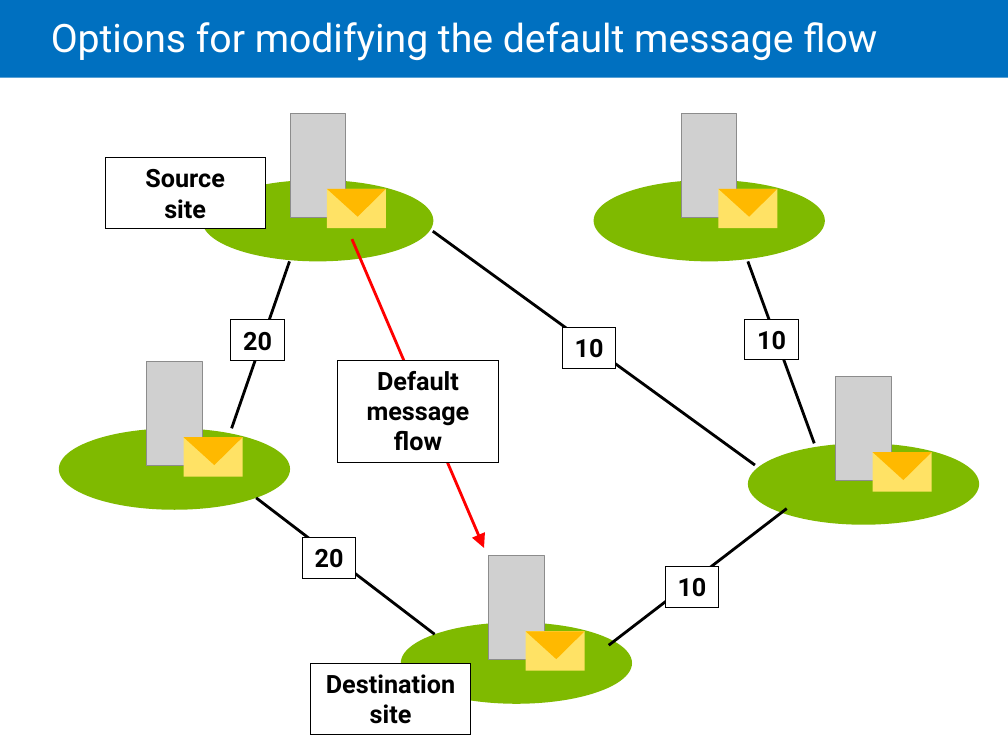
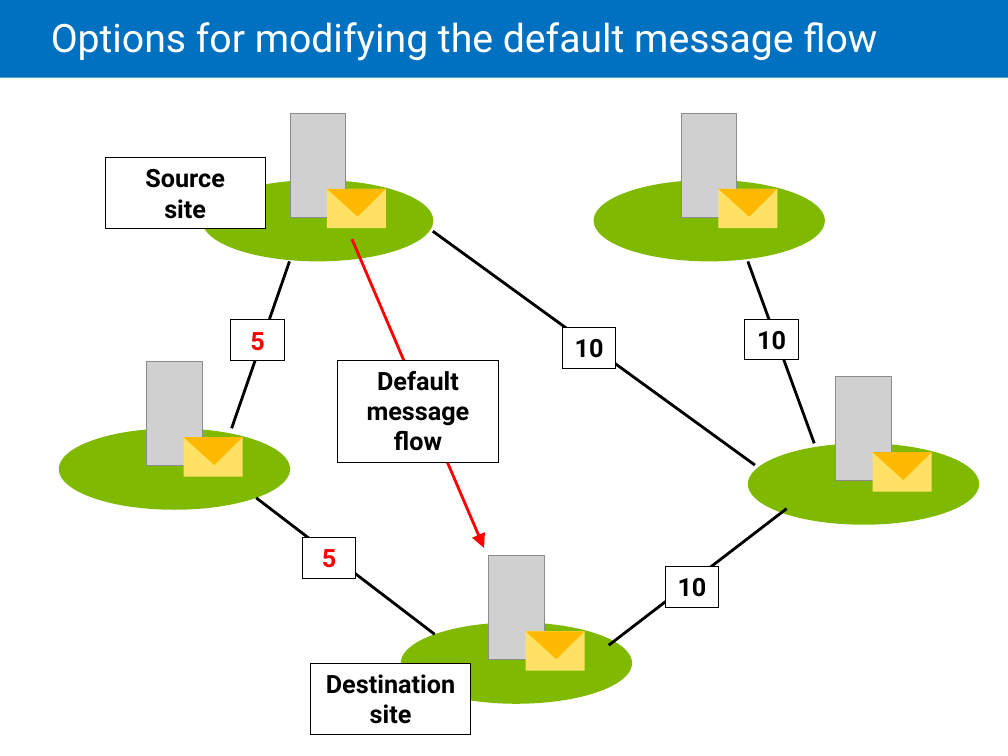
Before and after one commit to EnterpriseTrainingCenter/ExchangeServer, a slide deck: slide 10 of SMEXonprem/Handouts/SMEX-B_06-Configuring and managing message transport.pptx. Drawn at 1008x756 pixels with LibreOffice and Linux fonts; fonts in the diff are those of the drawing; grey boxes stand for pictures. Boxes give left, top, right and bottom in pixels: in the first picture for what was removed or moved away, otherwise in the second. Text is boxed around its words. In the diff, an @@ line names an element or a change of style, - is before the commit and + after.

```diff
--- a/SMEXonprem/Handouts/SMEX-B_06-Configuring and managing message transport.pptx
+++ b/SMEXonprem/Handouts/SMEX-B_06-Configuring and managing message transport.pptx
@@ text in rectangle at (x1=250, y1=332, x2=264, y2=351): text changed; text colour #000000 to #FF0000 @@
-20
+5
@@ text in rectangle at (x1=322, y1=549, x2=336, y2=568): text changed; text colour #000000 to #FF0000 @@
-20
+5
```
Also in this commit, not shown: 14 other files.
